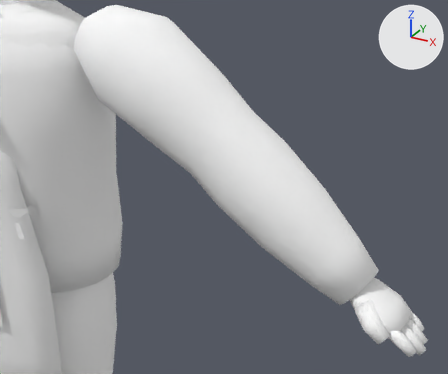
Renders of the Blender file ArtSource/VillageLife/StationWorker.blend from each side of a commit.
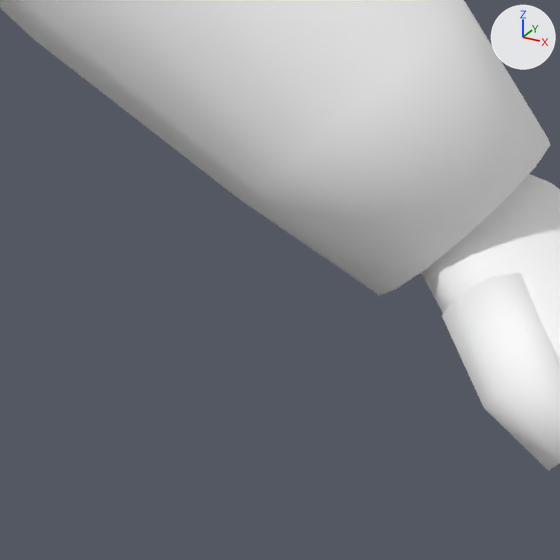
Old and new are each drawn from a 50 mm lens placed at (0.873, -0.765, 1.556), pointed at (0.498, -0.085, 1.216) and again close up on the part from 57% to 85% of the width and 64% to 98% of the height. Every picture has the same lights, and +X, +Y and +Z are marked at upper right. The first two pictures are the older version.

Objects in the first close-up: 'CLO_GlovePalm.L', 'CLO_GloveThumb.L', 'CLO_Outer_warmSleeve.L'.
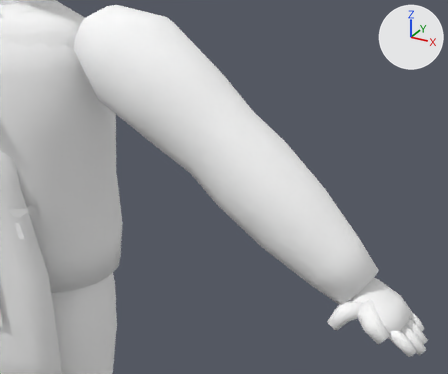
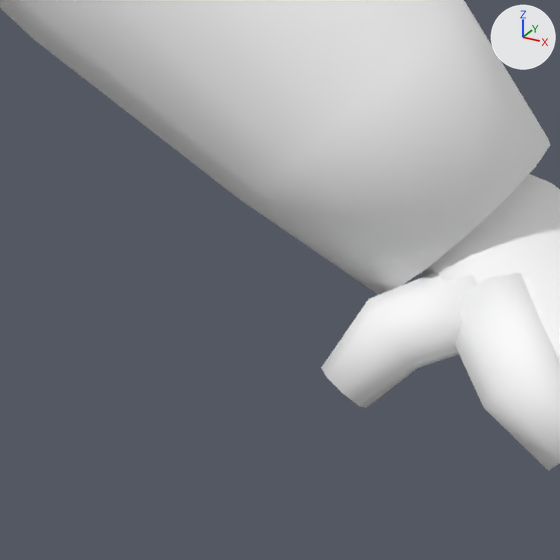
The newer file adds a shape key; the second version is drawn at full value of the shape key 'SnifterBowlGrip' of 'GEO_HandThumb.L', and the change is written as the vertex moves it makes.

Diff of the bpy script that builds the scene:
```diff
--- a/ArtSource/VillageLife/StationWorker.blend.py
+++ b/ArtSource/VillageLife/StationWorker.blend.py
@@ me_geo_handthumb_l_mesh @@
-me_geo_handthumb_l_mesh.from_pydata(...)  # 24 vertices, 44 faces; spans x 0.0061..0.0591, y -0.0592..-0.0176, z -0.0445..0.0017
-me_geo_handthumb_l_mesh.vertices[0].co = (0.0224, -0.0176, -0.0143)
-me_geo_handthumb_l_mesh.vertices[1].co = (0.0266, -0.0202, -0.0048)
-me_geo_handthumb_l_mesh.vertices[2].co = (0.0247, -0.0266, 0.0017)
-me_geo_handthumb_l_mesh.vertices[3].co = (0.018, -0.0329, 0.0014)
-me_geo_handthumb_l_mesh.vertices[4].co = (0.0103, -0.0356, -0.0054)
-me_geo_handthumb_l_mesh.vertices[5].co = (0.0061, -0.0329, -0.0149)
-me_geo_handthumb_l_mesh.vertices[6].co = (0.0079, -0.0266, -0.0214)
-me_geo_handthumb_l_mesh.vertices[7].co = (0.0147, -0.0202, -0.0211)
-me_geo_handthumb_l_mesh.vertices[8].co = (0.0396, -0.0367, -0.0268)
-me_geo_handthumb_l_mesh.vertices[9].co = (0.0439, -0.0395, -0.0183)  # pixel (559, 369)
-me_geo_handthumb_l_mesh.vertices[10].co = (0.0432, -0.0462, -0.013)
-me_geo_handthumb_l_mesh.vertices[11].co = (0.0379, -0.0529, -0.0139)
-me_geo_handthumb_l_mesh.vertices[12].co = (0.0312, -0.0557, -0.0206)
-me_geo_handthumb_l_mesh.vertices[13].co = (0.0269, -0.0529, -0.0291)
-me_geo_handthumb_l_mesh.vertices[14].co = (0.0276, -0.0462, -0.0344)
-me_geo_handthumb_l_mesh.vertices[15].co = (0.0328, -0.0395, -0.0334)
-me_geo_handthumb_l_mesh.vertices[16].co = (0.0552, -0.0446, -0.0382)
-me_geo_handthumb_l_mesh.vertices[17].co = (0.0586, -0.0468, -0.0326)
-me_geo_handthumb_l_mesh.vertices[18].co = (0.0591, -0.0519, -0.0297)
-me_geo_handthumb_l_mesh.vertices[19].co = (0.0565, -0.0571, -0.0311)
-me_geo_handthumb_l_mesh.vertices[20].co = (0.0522, -0.0592, -0.036)
-me_geo_handthumb_l_mesh.vertices[21].co = (0.0488, -0.0571, -0.0416)  # pixel (551, 469)
-me_geo_handthumb_l_mesh.vertices[22].co = (0.0482, -0.0519, -0.0445)  # pixel (553, 467)
-me_geo_handthumb_l_mesh.vertices[23].co = (0.0509, -0.0468, -0.0431)
+me_geo_handthumb_l_mesh.from_pydata(...)  # 24 vertices, 44 faces; spans x -0.0271..0.0241, y -0.0561..-0.0158, z -0.0466..0.0026
+# me_geo_handthumb_l_mesh part 1
+me_geo_handthumb_l_mesh.vertices[0].co = (0.0123, -0.0158, -0.0121)
+me_geo_handthumb_l_mesh.vertices[1].co = (0.0184, -0.019, -0.0203)
+me_geo_handthumb_l_mesh.vertices[2].co = (0.0233, -0.0266, -0.0223)
+me_geo_handthumb_l_mesh.vertices[3].co = (0.0241, -0.0342, -0.0171)
+me_geo_handthumb_l_mesh.vertices[4].co = (0.0204, -0.0373, -0.0076)
+me_geo_handthumb_l_mesh.vertices[5].co = (0.0143, -0.0342, 0.0006)  # pixel (474, 281)
+me_geo_handthumb_l_mesh.vertices[6].co = (0.0094, -0.0266, 0.0026)
+me_geo_handthumb_l_mesh.vertices[7].co = (0.0086, -0.019, -0.0026)
+me_geo_handthumb_l_mesh.vertices[8].co = (-0.0118, -0.0289, -0.0266)
+me_geo_handthumb_l_mesh.vertices[9].co = (-0.0046, -0.0317, -0.0328)
+me_geo_handthumb_l_mesh.vertices[10].co = (0.0005, -0.0387, -0.0335)  # pixel (417, 368)
+me_geo_handthumb_l_mesh.vertices[11].co = (0.0004, -0.0456, -0.0284)  # pixel (411, 366)
+me_geo_handthumb_l_mesh.vertices[12].co = (-0.0047, -0.0485, -0.0204)  # pixel (394, 344)
+me_geo_handthumb_l_mesh.vertices[13].co = (-0.0119, -0.0456, -0.0143)  # pixel (376, 316)
+me_geo_handthumb_l_mesh.vertices[14].co = (-0.017, -0.0387, -0.0135)  # pixel (368, 298)
+me_geo_handthumb_l_mesh.vertices[15].co = (-0.017, -0.0317, -0.0187)
+me_geo_handthumb_l_mesh.vertices[16].co = (-0.0212, -0.0427, -0.044)
+me_geo_handthumb_l_mesh.vertices[17].co = (-0.0152, -0.0447, -0.0466)
+me_geo_handthumb_l_mesh.vertices[18].co = (-0.0116, -0.0494, -0.046)  # pixel (366, 408)
+me_geo_handthumb_l_mesh.vertices[19].co = (-0.0126, -0.0542, -0.0425)  # pixel (358, 406)
+me_geo_handthumb_l_mesh.vertices[20].co = (-0.0175, -0.0561, -0.0381)  # pixel (342, 393)
+me_geo_handthumb_l_mesh.vertices[21].co = (-0.0235, -0.0542, -0.0355)  # pixel (326, 377)
+me_geo_handthumb_l_mesh.vertices[22].co = (-0.0271, -0.0494, -0.0362)  # pixel (321, 367)
+me_geo_handthumb_l_mesh.vertices[23].co = (-0.0262, -0.0447, -0.0397)
 me_geo_handthumb_l_mesh.materials.append(mat_mat_player3dlit)
```

Boxes [x1, y1, x2, y2] around the edits, measured in the close-ups (560 x 560 px):
'GEO_HandThumb.L', reshaped (not visible before): after [321, 272, 477, 408]
